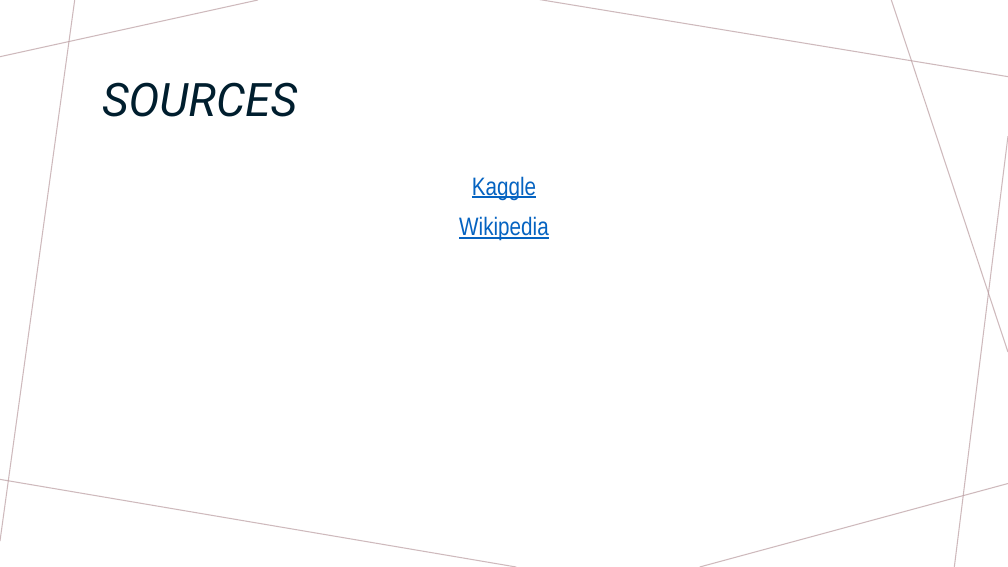
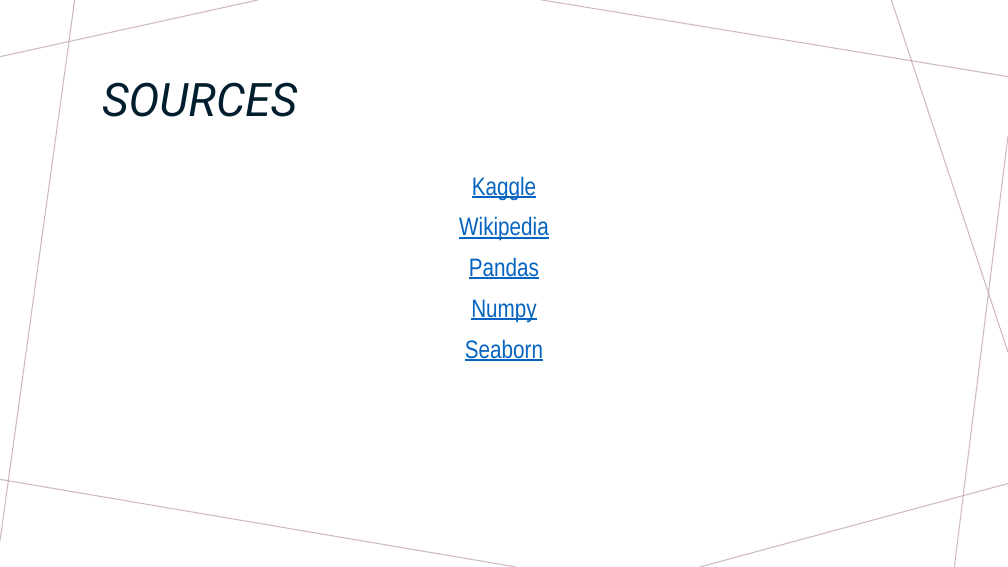
Before and after one commit to ramiwalid/FinalProjectCS301, a slide deck: slide 13 of FinalProjectCS301.pptx (slide 14 before the commit). Drawn at 1008x567 pixels with LibreOffice and Linux fonts; fonts in the diff are those of the drawing. Boxes give left, top, right and bottom in pixels: in the first picture for what was removed or moved away, otherwise in the second. Text is boxed around its words. In the diff, an @@ line names an element or a change of style, - is before the commit and + after.

Commit message:
Updated Sources Slide

```diff
--- a/FinalProjectCS301.pptx
+++ b/FinalProjectCS301.pptx
@@ text at <box>465,257,543,361</box>: paragraphs added @@
+Pandas
+Numpy
+Seaborn
```
